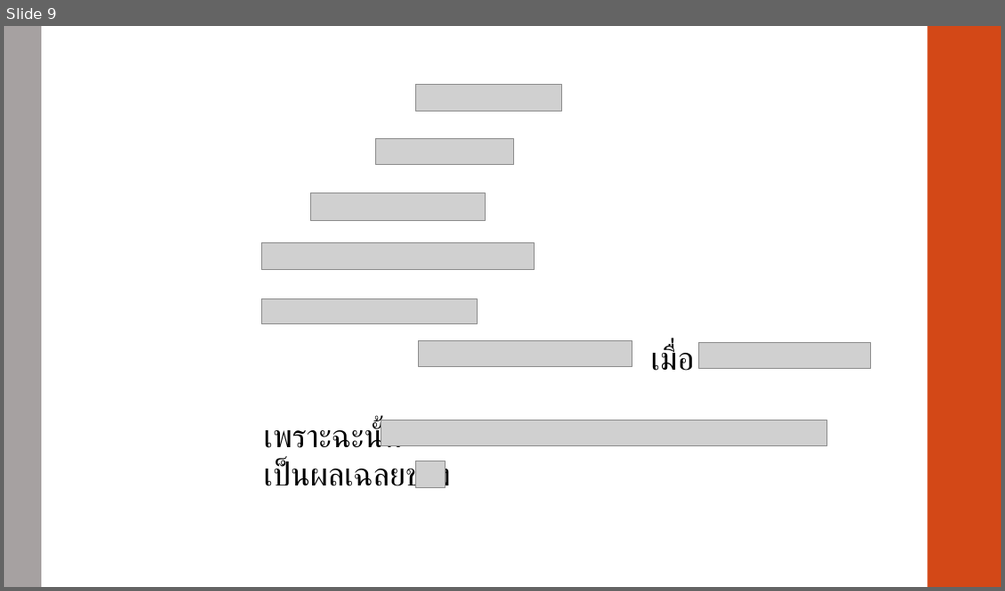
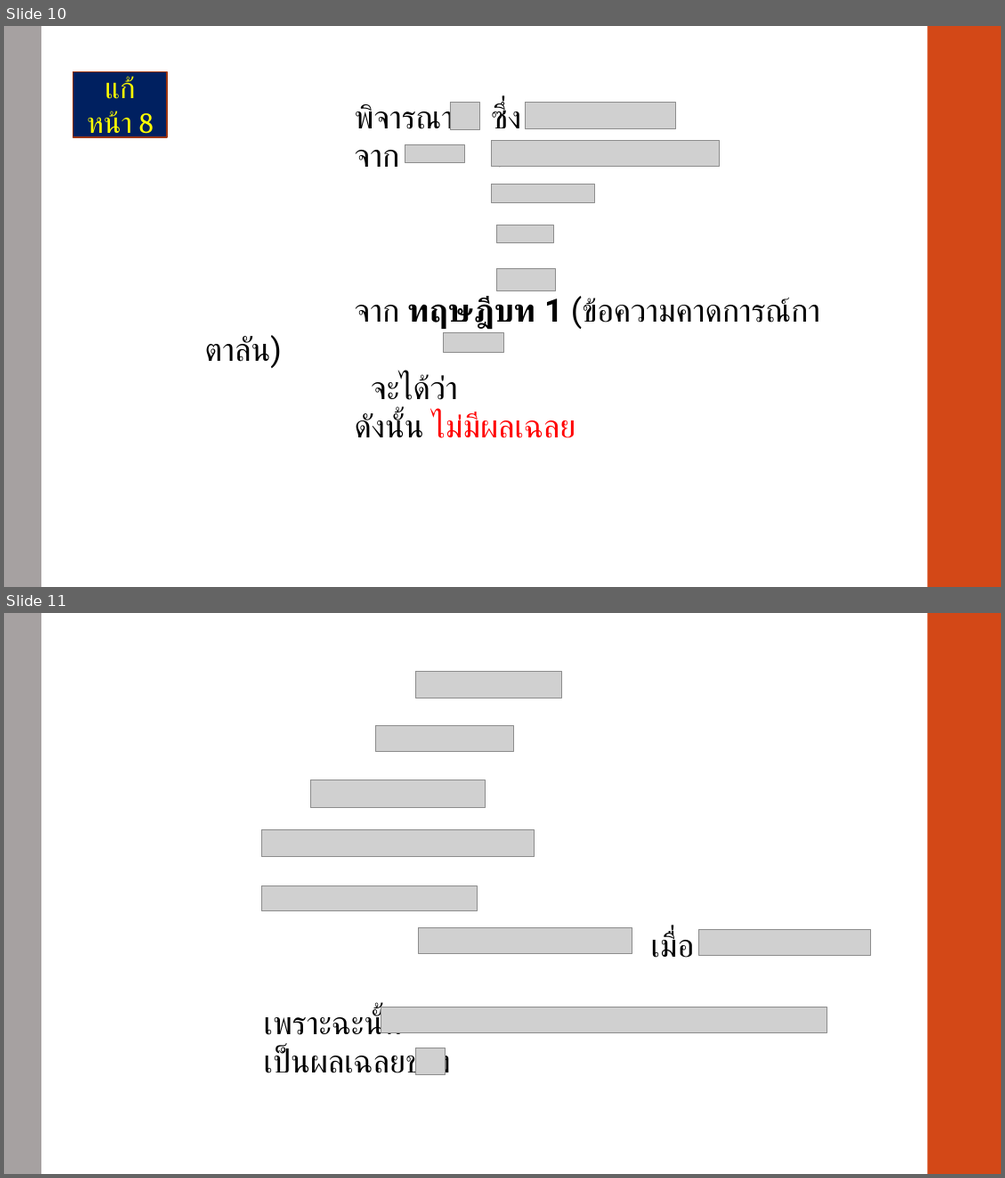
Before and after one commit to Chonthicha006/Seminar, a slide deck: Presentation1.pptx. Shown one above the other, each under a label of ours: slide 9 before the commit, slides 10 and 11 after it. The pictures are 1005x591 and 1005x1178 pixels, drawn with LibreOffice and Linux fonts; fonts in the diff are those of the drawing; grey boxes stand for pictures. Boxes give left, top, right and bottom in pixels: in the first picture for what was removed or moved away, otherwise in the second. Text is boxed around its words. In the diff, an @@ line names an element or a change of style, - is before the commit and + after.

```diff
--- a/Presentation1.pptx
+++ b/Presentation1.pptx
@@ slide 10 added at [4,26,1001,587], background #FFFFFF; not listed: 2 template elements that a slide beside it also shows @@
@@ rectangle added at [73,71,167,136], fill #002060, outline #9C3511 1.1 pt, 28 pt, text #FFFF00 @@
+แก้ หน้า 8
@@ text added at [355,103,820,438], 31 pt, text #000000 @@
+พิจารณา ซึ่ง
+จาก :
+จาก ทฤษฎีบท 1 (ข้อความคาดการณ์กาตาลัน)
+จะได้ว่า
+ดังนั้น ไม่มีผลเฉลย
@@ picture added at [450,103,479,130] @@
@@ picture added at [526,103,676,129] @@
@@ picture added at [404,144,465,162] @@
@@ picture added at [492,141,719,167] @@
@@ picture added at [492,184,595,202] @@
@@ picture added at [497,224,554,243] @@
@@ picture added at [497,269,556,290] @@
@@ picture added at [444,333,503,352] @@
@@ what was slide 9 is now slide 11 @@
```
Also in this commit, not shown: 2 slides changed, 2 other slides added, 1 slide removed.
